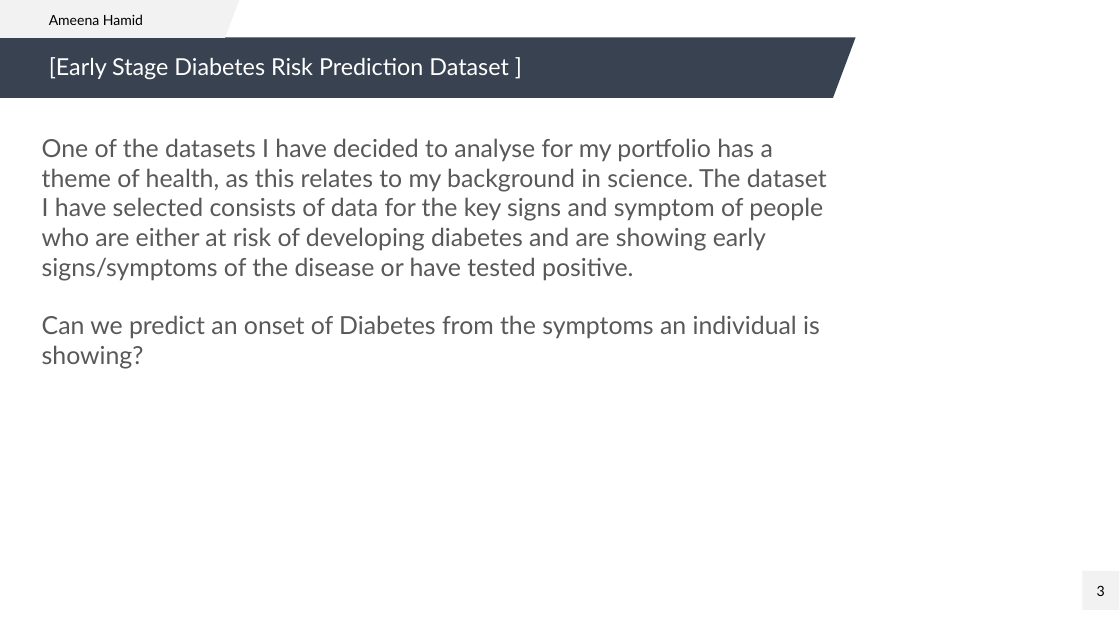
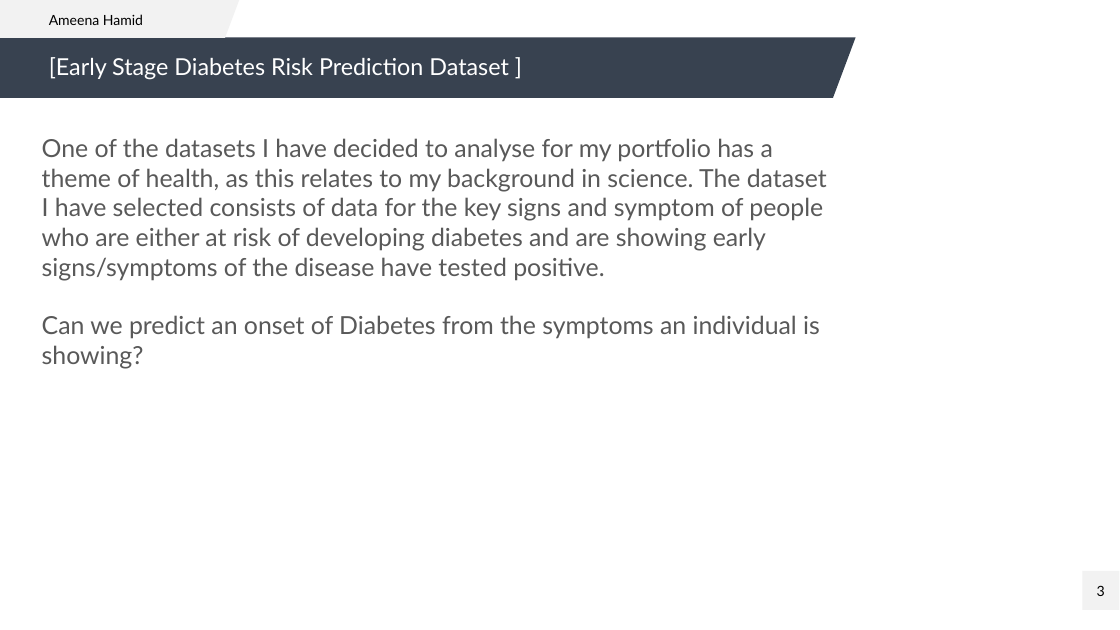
Before and after one commit to AmeenaHamid/Ameena_H, a slide deck: slide 3 of Data Portfolio.pptx. Drawn at 1120x630 pixels with LibreOffice and Linux fonts; fonts in the diff are those of the drawing; background and template pictures are left out. Boxes give left, top, right and bottom in pixels: in the first picture for what was removed or moved away, otherwise in the second. Text is boxed around its words. In the diff, an @@ line names an element or a change of style, - is before the commit and + after.

```diff
--- a/Data Portfolio.pptx
+++ b/Data Portfolio.pptx
@@ text at bbox=[42, 138, 827, 281]: text changed @@
-One of the datasets I have decided to analyse for my portfolio has a theme of health, as this relates to my background in science. The dataset I have selected consists of data for the key signs and symptom of people who are either at risk of developing diabetes and are showing early signs/symptoms of the disease or have tested positive.
+One of the datasets I have decided to analyse for my portfolio has a theme of health, as this relates to my background in science. The dataset I have selected consists of data for the key signs and symptom of people who are either at risk of developing diabetes and are showing early signs/symptoms of the disease have tested positive.
```
Also in this commit, not shown: 1 other slide changed, 1 slide added.
